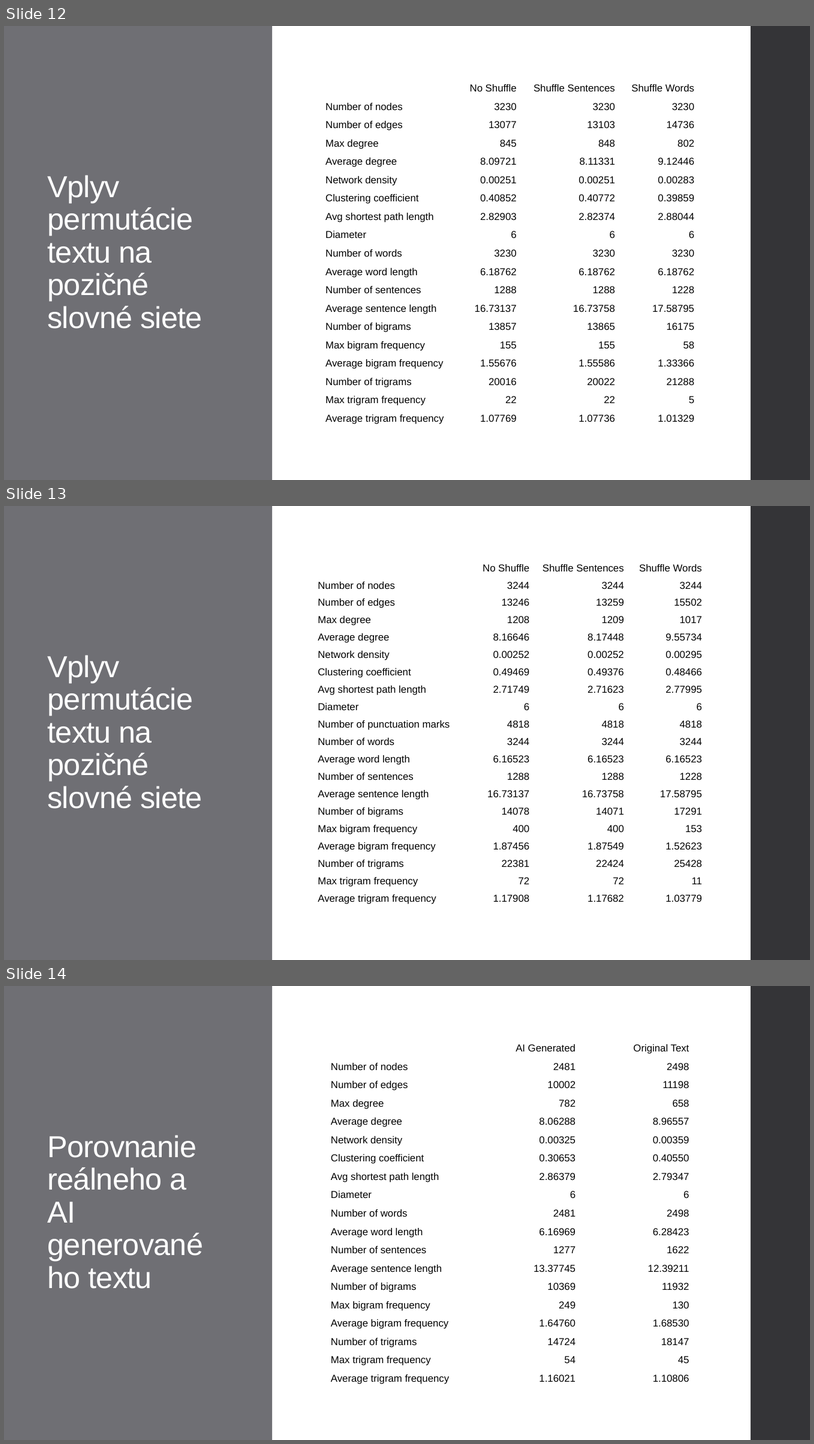
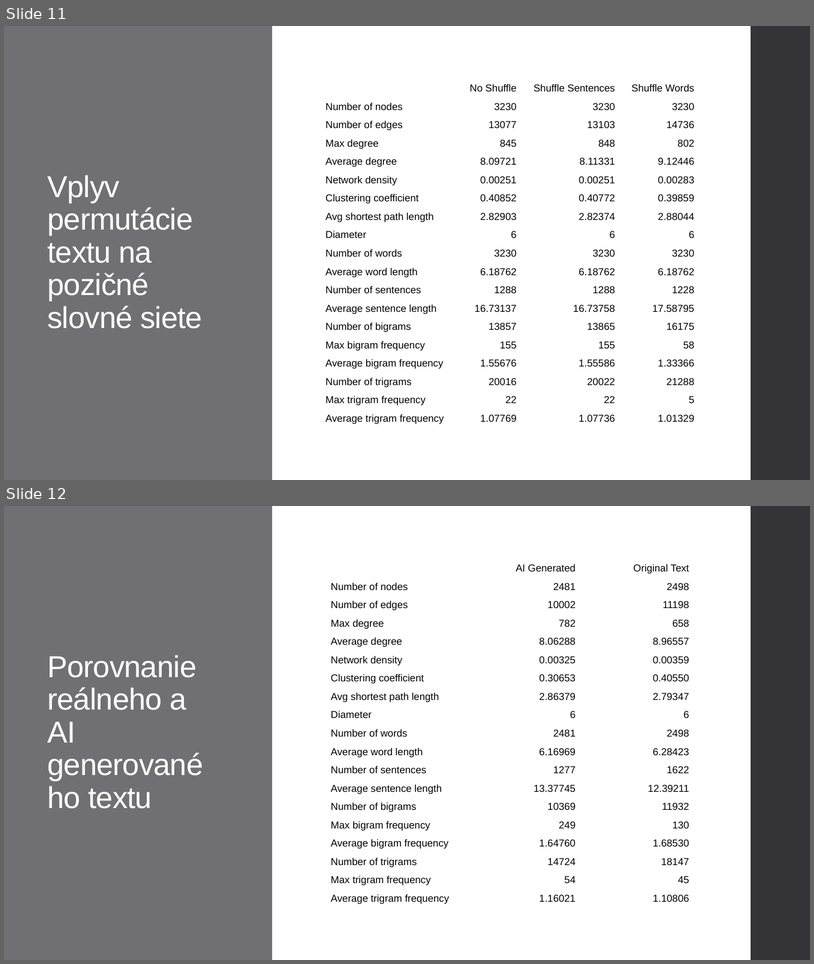
Before and after one commit to Nemeth03/Masters-Thesis, a slide deck: ProjektovySeminar.pptx. Shown one above the other, each under a label of ours: slides 12, 13 and 14 before the commit, slides 11 and 12 after it. The pictures are 814x1444 and 814x964 pixels, drawn with LibreOffice and Linux fonts; fonts in the diff are those of the drawing. Boxes give left, top, right and bottom in pixels: in the first picture for what was removed or moved away, otherwise in the second. Text is boxed around its words. In the diff, an @@ line names an element or a change of style, - is before the commit and + after.

```diff
--- a/ProjektovySeminar.pptx
+++ b/ProjektovySeminar.pptx
@@ slide 13 removed at box(4, 506, 810, 960), background #FFFFFF @@
@@ rectangle removed at box(4, 506, 273, 960) @@
@@ rectangle removed at box(751, 506, 810, 960) @@
@@ table removed at box(315, 559, 706, 907), 20 rows, 4 columns @@
- | No Shuffle | Shuffle Sentences | Shuffle Words
-Number of nodes | 3244 | 3244 | 3244
-Number of edges | 13246 | 13259 | 15502
-Max degree | 1208 | 1209 | 1017
-Average degree | 8.16646 | 8.17448 | 9.55734
-Network density | 0.00252 | 0.00252 | 0.00295
-Clustering coefficient | 0.49469 | 0.49376 | 0.48466
-Avg shortest path length | 2.71749 | 2.71623 | 2.77995
-Diameter | 6 | 6 | 6
-Number of punctuation marks | 4818 | 4818 | 4818
-Number of words | 3244 | 3244 | 3244
-Average word length | 6.16523 | 6.16523 | 6.16523
-Number of sentences | 1288 | 1288 | 1228
-Average sentence length | 16.73137 | 16.73758 | 17.58795
-Number of bigrams | 14078 | 14071 | 17291
-Max bigram frequency | 400 | 400 | 153
-Average bigram frequency | 1.87456 | 1.87549 | 1.52623
-Number of trigrams | 22381 | 22424 | 25428
-Max trigram frequency | 72 | 72 | 11
-Average trigram frequency | 1.17908 | 1.17682 | 1.03779
@@ title removed at box(47, 655, 203, 808) @@
-Vplyv permutácie textu na pozičné slovné siete
@@ what was slide 12 is now slide 11 @@
@@ what was slide 14 is now slide 12 @@
```
Also in this commit, not shown: 1 slide changed, 3 other slides removed, 1 other file.
